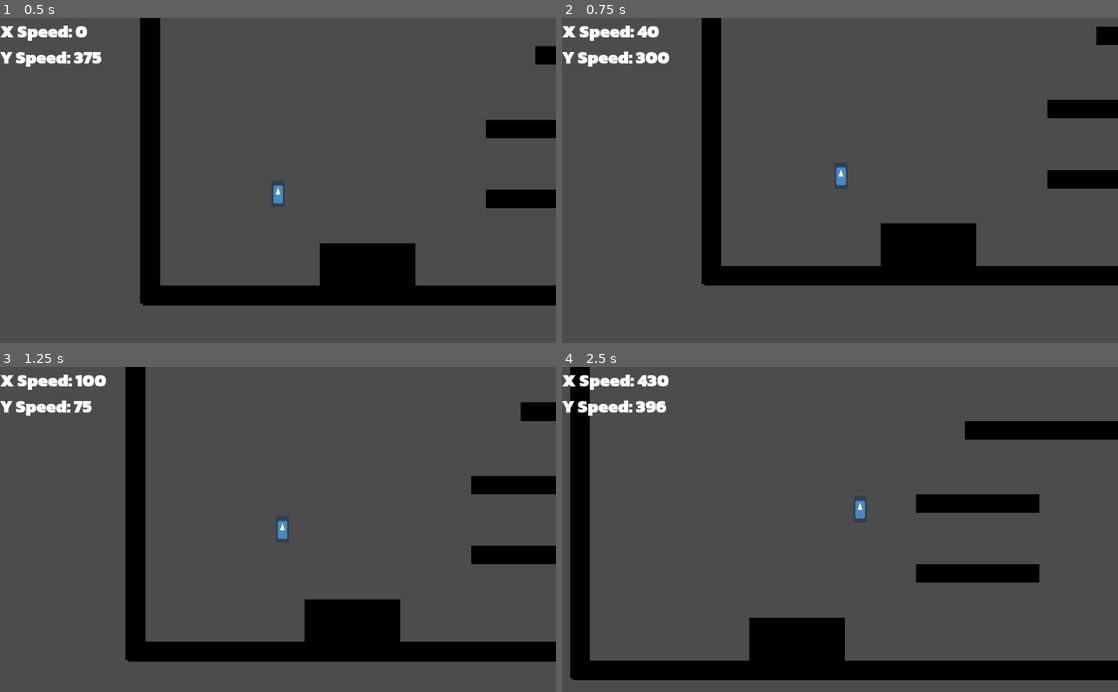
Above: before the commit, frames 1-4 (two rows, left to right).
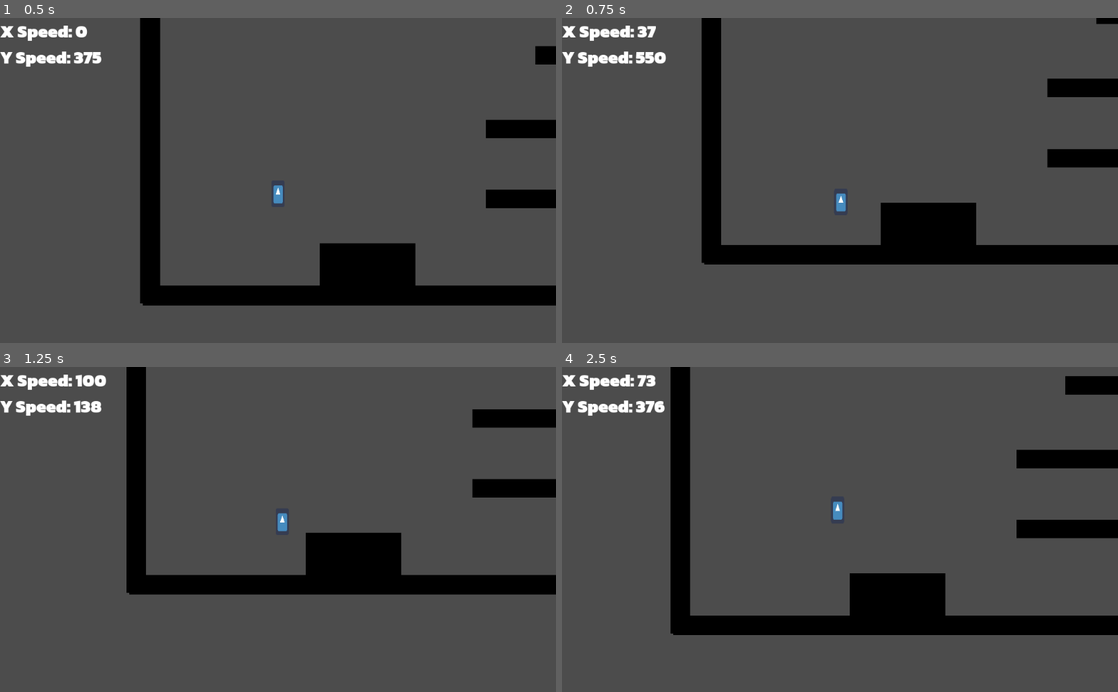
Above: after the commit, the same moments.

Repository: Project-Movement/Project-Movement
Game: Godot game, scene res://Scenes/PlayerTest.tscn
Same seed, same stepped clock (60 frames per second), same inputs: the game is played once before the commit and once after it. The engine's default icon, where the game draws it, is replaced by a stand-in: a white triangle on a blue panel in a dark square.
Inputs (mouse positions are in pixels of both pictures, inside the frame that each line leads up to):
- Up to frame 1 (0.5 s): no input
- Up to frame 2 (0.75 s): move the mouse to (962, 164) at 0.52 s; hold D (right) from 0.53 s (still down); hold Space (jump) from 0.53 s (still down); tap W (airjump) at 0.6 s
- Up to frame 3 (1.25 s): keep holding D (right); keep holding Space (jump); tap W (airjump) at 0.77, 1.07 s
- Up to frame 4 (2.5 s): move the mouse to (728, 545) at 1.27 s; release Space (jump) at 1.28 s; tap Space (jump) at 1.35 s; tap W (airjump) at 1.52, 1.55, 1.82 s; move the mouse to (895, 458) at 2.02 s; release D (right) at 2.03 s; hold A (left) from 2.03 s (still down); hold Space (jump) from 2.03 s (still down); tap Shift (dash) at 2.1 s

Frame 1 is identical in both runs. In frame 2, 13% of the frame differs, in the area x 13-100%, y 0-83%; in frame 3, 17%; in frame 4, 26%, in the area x 1-100%, y 0-97%.
Error after the commit: Attempt to call function 'use_ability' in base 'null instance' on a null instance. (res://Scripts/PlayerController.gd:80)

Commit message:
fix wallhop activating when jumping too close to wall

Diff:
--- a/Scripts/PlayerController.gd
+++ b/Scripts/PlayerController.gd
@@ -41,15 +41,10 @@
 	$JumpTimer.wait_time = bhop_interval
 	$JumpTimer.one_shot = true
 
+
 func _physics_process(delta):
 	player_move(delta)
 	last_tick_vel = move_and_slide(velocity, Vector2.UP)
-
-func _process(_delta):
-	if Input.is_action_just_pressed("jump"):
-		# print("jump was pressed")
-		has_jumped_in_bhop_interval = true
-		$JumpTimer.start()
 
 
 func player_move(delta):
@@ -76,9 +71,13 @@
 			var wall_collider = get_last_slide_collision()
 			velocity.x = walljump_speed if wall_collider.normal.x > 0 else -walljump_speed
 
-	if Input.is_action_just_pressed("airjump") and has_double_jump and not grounded:  # not grounded and double jump is available
-		velocity.y = -jump_vel
-		has_double_jump = false
+		else:
+			# if we didn't jump from the ground, record that we pressed jump
+			has_jumped_in_bhop_interval = true
+			$JumpTimer.start()
+
+	if Input.is_action_just_pressed("airjump") and not grounded:  # try airjump if in air
+		$AbilitySystem.use_ability("airjump")
 
 
 	# grounded character movement
